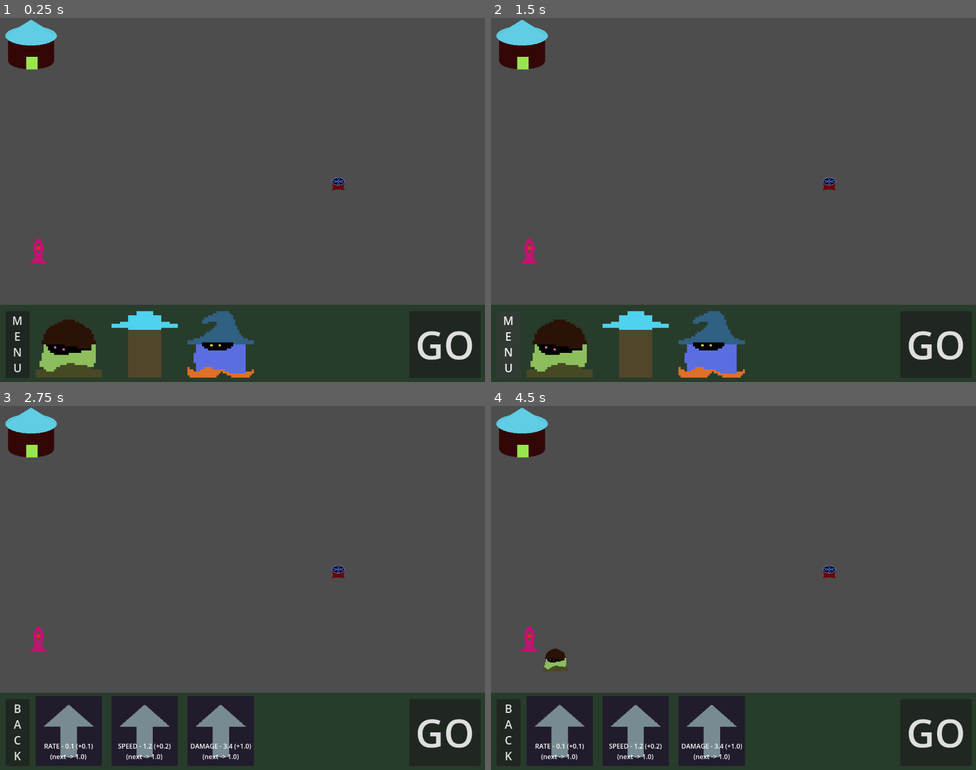
Above: before the commit, frames 1-4 (two rows, left to right).
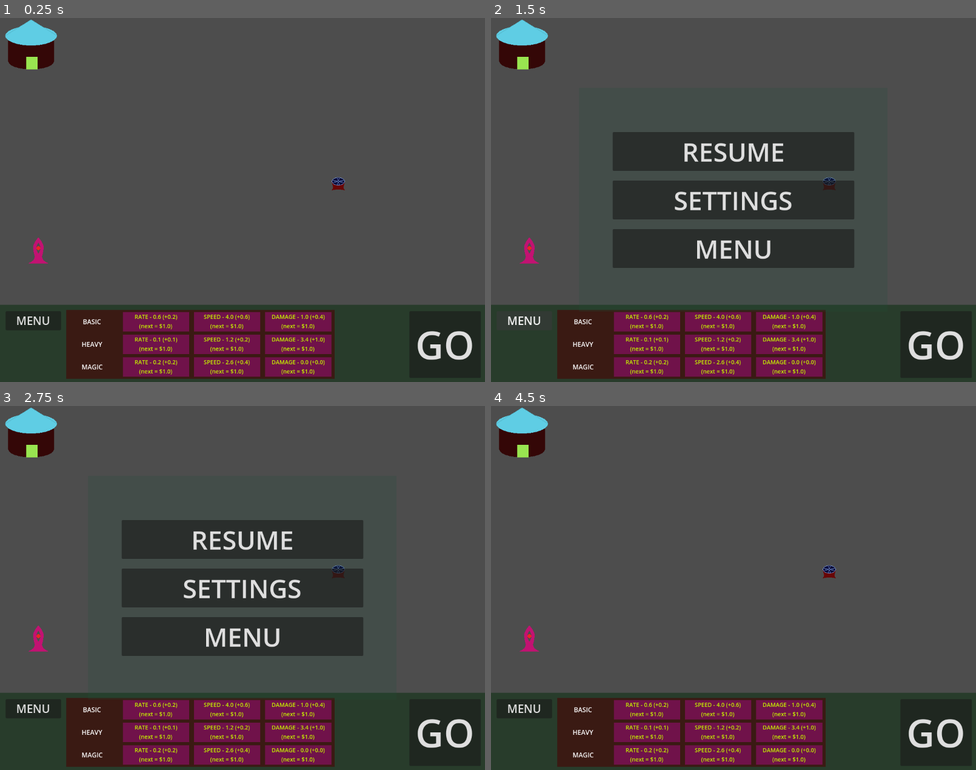
Above: after the commit, the same moments.

Repository: Wake1st/anti-tower
Game: Godot game, scene res://scenes/game.tscn
Same seed, same stepped clock (60 frames per second), same inputs: the game is played once before the commit and once after it. The project has no main scene, so this scene is started directly.
Inputs (mouse positions are in pixels of both pictures, inside the frame that each line leads up to):
- Up to frame 1 (0.25 s): no input
- Up to frame 2 (1.5 s): click (558, 345) at 0.52 s; click "B A C K" (after the commit: "MENU") at 1.25 s
- Up to frame 3 (2.75 s): click (145, 733) at 2.02 s
- Up to frame 4 (4.5 s): click (937, 733) at 2.75 s, where only the run before the commit has a clickable "GO"; click (937, 733) at 3.5 s, where only the run before the commit has a clickable "GO"; click (733, 540) at 4.25 s, where only the run after the commit has a clickable "RESUME"

The runs differ from the first frame. In frame 1, 11% of the frame differs, in the area x 2-69%, y 80-100%; in frame 2, 27%; in frame 3, 27%, in the area x 2-75%, y 31-100%; in frame 4, 12%.

Commit message:
improved UI layout

Diff:
--- a/data/Score.gd
+++ b/data/Score.gd
@@ -1,4 +1,4 @@
 class_name Score
 
 
-static var points: float
+static var points: float = 10
--- a/ui/gameplay/btn_upgrade.gd
+++ b/ui/gameplay/btn_upgrade.gd
@@ -1,17 +1,16 @@
 class_name BtnUpgrade
-extends TextureButton
+extends Button
 
 
-const TEMPLATE: String = "%s - %s (+%s)\n(next -> %s)"
+const TEMPLATE: String = "%s - %s (+%s)\n(next = $%s)"
 
 @export var upgrade_type: Types.Upgrade
-var spawn_type: Types.Spawn
+@export var spawn_type: Types.Spawn
 
 @onready var label: Label = %Label
 
 
-func open(type: Types.Spawn) -> void:
-	spawn_type = type
+func _ready() -> void:
 	update_ui()
 
 
--- a/ui/gameplay/btn_upgrade.tscn
+++ b/ui/gameplay/btn_upgrade.tscn
@@ -2,7 +2,8 @@
 
 [ext_resource type="Script" uid="uid://dr35ec1gaxus" path="res://ui/gameplay/btn_upgrade.gd" id="1_xhln0"]
 
-[node name="BtnUpgrade" type="TextureButton" unique_id=650399832]
+[node name="BtnUpgrade" type="Button" unique_id=173683713]
+custom_minimum_size = Vector2(164, 48)
 anchors_preset = 15
 anchor_right = 1.0
 anchor_bottom = 1.0
@@ -18,28 +19,22 @@
 grow_horizontal = 2
 grow_vertical = 2
 mouse_filter = 1
-color = Color(0.043137256, 0.078431375, 0.043137256, 0.39215687)
+color = Color(0.98039216, 0.019607844, 0.65882355, 0.34901962)
 
-[node name="MarginContainer" type="MarginContainer" parent="ColorRect" unique_id=1658529352]
+[node name="Label" type="Label" parent="ColorRect" unique_id=1420388200]
+unique_name_in_owner = true
 layout_mode = 1
 anchors_preset = 15
 anchor_right = 1.0
 anchor_bottom = 1.0
 grow_horizontal = 2
 grow_vertical = 2
-theme_override_constants/margin_left = 12
-theme_override_constants/margin_top = 12
-theme_override_constants/margin_right = 12
-theme_override_constants/margin_bottom = 12
-
-[node name="Label" type="Label" parent="ColorRect/MarginContainer" unique_id=1420388200]
-unique_name_in_owner = true
-layout_mode = 2
-size_flags_vertical = 8
+size_flags_vertical = 1
 mouse_filter = 1
-theme_override_font_sizes/font_size = 16
+theme_override_colors/font_color = Color(0.7764706, 0.9490196, 0, 1)
+theme_override_font_sizes/font_size = 14
 text = "RATE"
 horizontal_alignment = 1
-vertical_alignment = 2
+vertical_alignment = 1
 
 [connection signal="pressed" from="." to="." method="_on_pressed"]
--- a/ui/gameplay/build_panel.gd
+++ b/ui/gameplay/build_panel.gd
@@ -5,57 +5,10 @@
 signal pause_selected()
 signal start_selected()
 
-@onready var spawn_options: HBoxContainer = %SpawnOptions
-@onready var upgrade_options: HBoxContainer = %UpgradeOptions
-@onready var btn_menu: Button = %BtnMenu
-
-@onready var btn_rate: BtnUpgrade = %BtnRate
-@onready var btn_speed: BtnUpgrade = %BtnSpeed
-@onready var btn_damage: BtnUpgrade = %BtnDamage
-
-var current_spawner: Types.Spawn
-
 
 func _on_btn_menu_pressed() -> void:
-	if current_spawner == Types.Spawn.NONE:
-		pause_selected.emit()
-	else:
-		_focus_spawns()
+	pause_selected.emit()
 
 
 func _on_btn_start_pressed() -> void:
 	start_selected.emit()
-
-
-func _on_btn_basic_spawner_pressed() -> void:
-	_focus_upgrades(Types.Spawn.BASIC)
-
-
-func _on_btn_heavy_pressed() -> void:
-	_focus_upgrades(Types.Spawn.HEAVY)
-
-
-func _on_btn_magic_pressed() -> void:
-	_focus_upgrades(Types.Spawn.MAGIC)
-
-
-func _focus_spawns() -> void:
-	btn_menu.text = "M\nE\nN\nU"
-
-	upgrade_options.visible = false
-	spawn_options.visible = true
-
-	current_spawner = Types.Spawn.NONE
-
-
-func _focus_upgrades(spawn: Types.Spawn) -> void:
-	current_spawner = spawn
-
-	btn_rate.open(current_spawner)
-	btn_speed.open(current_spawner)
-	btn_damage.open(current_spawner)
-
-	btn_menu.text = "B\nA\nC\nK"
-
-	spawn_options.visible = false
-	upgrade_options.visible = true
--- a/ui/gameplay/build_panel.tscn
+++ b/ui/gameplay/build_panel.tscn
@@ -1,10 +1,6 @@
 [gd_scene format=3 uid="uid://4daxmvub6vv7"]
 
 [ext_resource type="Script" uid="uid://cyp0vsknbcoxc" path="res://ui/gameplay/build_panel.gd" id="1_qbvjw"]
-[ext_resource type="Texture2D" uid="uid://yuegoys7go4n" path="res://assets/sprites/footman.png" id="2_cp1rw"]
-[ext_resource type="Texture2D" uid="uid://1q5jo7hesbel" path="res://assets/sprites/up_arrow.png" id="3_cp1rw"]
-[ext_resource type="Texture2D" uid="uid://dvghw31ubw5f4" path="res://assets/sprites/character.png" id="3_eq54d"]
-[ext_resource type="Texture2D" uid="uid://bngf288ujgr3" path="res://assets/sprites/spear.png" id="4_1dd7v"]
 [ext_resource type="PackedScene" uid="uid://g5ur46er5jwy" path="res://ui/gameplay/btn_upgrade.tscn" id="5_eq54d"]
 
 [node name="BuildPanel" type="Control" unique_id=612374130]
@@ -14,6 +10,7 @@
 anchor_bottom = 1.0
 grow_horizontal = 2
 grow_vertical = 2
+mouse_filter = 1
 script = ExtResource("1_qbvjw")
 
 [node name="ColorRect" type="ColorRect" parent="." unique_id=1417002996]
@@ -25,98 +22,123 @@
 offset_top = -191.0
 grow_horizontal = 2
 grow_vertical = 0
+mouse_filter = 1
 color = Color(0.15686275, 0.23529412, 0.16862746, 1)
 
-[node name="SpawnOptions" type="HBoxContainer" parent="ColorRect" unique_id=1775006215]
-unique_name_in_owner = true
+[node name="ColorRect" type="ColorRect" parent="ColorRect" unique_id=718552275]
 layout_mode = 1
 anchors_preset = 15
 anchor_right = 1.0
 anchor_bottom = 1.0
-offset_left = 88.0
-offset_top = 16.0
-offset_right = -197.0
-offset_bottom = -11.0
+offset_left = 164.0
+offset_top = 13.0
+offset_right = -372.0
+offset_bottom = -8.0
 grow_horizontal = 2
 grow_vertical = 2
-theme_override_constants/separation = 24
+mouse_filter = 1
+color = Color(0.27, 0.021599997, 0.021599997, 0.627451)
 
-[node name="BtnBasic" type="TextureButton" parent="ColorRect/SpawnOptions" unique_id=193809169]
-texture_filter = 1
-custom_minimum_size = Vector2(164, 0)
-layout_mode = 2
-texture_normal = ExtResource("2_cp1rw")
-stretch_mode = 0
-
-[node name="BtnHeavy" type="TextureButton" parent="ColorRect/SpawnOptions" unique_id=1781649509]
-texture_filter = 1
-custom_minimum_size = Vector2(164, 0)
-layout_mode = 2
-texture_normal = ExtResource("4_1dd7v")
-stretch_mode = 0
-
-[node name="BtnMagic" type="TextureButton" parent="ColorRect/SpawnOptions" unique_id=2096106430]
-texture_filter = 1
-custom_minimum_size = Vector2(164, 0)
-layout_mode = 2
-texture_normal = ExtResource("3_eq54d")
-stretch_mode = 0
-
-[node name="UpgradeOptions" type="HBoxContainer" parent="ColorRect" unique_id=48295233]
-unique_name_in_owner = true
-visible = false
+[node name="UpgradeContainer" type="VBoxContainer" parent="ColorRect" unique_id=901019151]
 layout_mode = 1
 anchors_preset = 15
 anchor_right = 1.0
 anchor_bottom = 1.0
-offset_left = 88.0
-offset_top = 8.0
-offset_right = -197.0
-offset_bottom = -10.0
+offset_left = 164.0
+offset_top = 16.0
+offset_right = -380.0
+offset_bottom = -11.0
 grow_horizontal = 2
 grow_vertical = 2
-theme_override_constants/separation = 24
+theme_override_constants/separation = 8
+alignment = 1
 
-[node name="BtnRate" parent="ColorRect/UpgradeOptions" unique_id=650399832 instance=ExtResource("5_eq54d")]
-unique_name_in_owner = true
-custom_minimum_size = Vector2(164, 0)
+[node name="BasicContainer" type="HBoxContainer" parent="ColorRect/UpgradeContainer" unique_id=98248699]
 layout_mode = 2
-texture_normal = ExtResource("3_cp1rw")
-stretch_mode = 0
+theme_override_constants/separation = 12
 
-[node name="BtnSpeed" parent="ColorRect/UpgradeOptions" unique_id=766144176 instance=ExtResource("5_eq54d")]
-unique_name_in_owner = true
-texture_filter = 1
-custom_minimum_size = Vector2(164, 0)
+[node name="LblBasic" type="Label" parent="ColorRect/UpgradeContainer/BasicContainer" unique_id=2035907385]
+custom_minimum_size = Vector2(128, 48)
 layout_mode = 2
-texture_normal = ExtResource("3_cp1rw")
-stretch_mode = 0
+text = "BASIC"
+horizontal_alignment = 1
+vertical_alignment = 1
+
+[node name="BtnBasicRate" parent="ColorRect/UpgradeContainer/BasicContainer" unique_id=173683713 instance=ExtResource("5_eq54d")]
+layout_mode = 2
+spawn_type = 1
+
+[node name="BtnBasicSpeed" parent="ColorRect/UpgradeContainer/BasicContainer" unique_id=425356437 instance=ExtResource("5_eq54d")]
+layout_mode = 2
 upgrade_type = 1
+spawn_type = 1
 
-[node name="BtnDamage" parent="ColorRect/UpgradeOptions" unique_id=1683146989 instance=ExtResource("5_eq54d")]
-unique_name_in_owner = true
-texture_filter = 1
-custom_minimum_size = Vector2(164, 0)
+[node name="BtnBasicDamage" parent="ColorRect/UpgradeContainer/BasicContainer" unique_id=1184199747 instance=ExtResource("5_eq54d")]
 layout_mode = 2
-texture_normal = ExtResource("3_cp1rw")
-stretch_mode = 0
 upgrade_type = 2
+spawn_type = 1
+
+[node name="HeavyContainer" type="HBoxContainer" parent="ColorRect/UpgradeContainer" unique_id=1682247800]
+layout_mode = 2
+theme_override_constants/separation = 12
+
+[node name="LblHeavy" type="Label" parent="ColorRect/UpgradeContainer/HeavyContainer" unique_id=599718054]
+custom_minimum_size = Vector2(128, 48)
+layout_mode = 2
+text = "HEAVY"
+horizontal_alignment = 1
+vertical_alignment = 1
+
+[node name="BtnHeavyRate" parent="ColorRect/UpgradeContainer/HeavyContainer" unique_id=1454690622 instance=ExtResource("5_eq54d")]
+layout_mode = 2
+spawn_type = 2
+
+[node name="BtnHeavySpeed" parent="ColorRect/UpgradeContainer/HeavyContainer" unique_id=99940237 instance=ExtResource("5_eq54d")]
+layout_mode = 2
+upgrade_type = 1
+spawn_type = 2
+
+[node name="BtnHeavyDamage" parent="ColorRect/UpgradeContainer/HeavyContainer" unique_id=900594259 instance=ExtResource("5_eq54d")]
+layout_mode = 2
+upgrade_type = 2
+spawn_type = 2
+
+[node name="MagicContainer" type="HBoxContainer" parent="ColorRect/UpgradeContainer" unique_id=1429502239]
+layout_mode = 2
+theme_override_constants/separation = 12
+
+[node name="LblMagic" type="Label" parent="ColorRect/UpgradeContainer/MagicContainer" unique_id=747478297]
+custom_minimum_size = Vector2(128, 48)
+layout_mode = 2
+text = "MAGIC"
+horizontal_alignment = 1
+vertical_alignment = 1
+
+[node name="BtnMagicRate" parent="ColorRect/UpgradeContainer/MagicContainer" unique_id=1206326394 instance=ExtResource("5_eq54d")]
+layout_mode = 2
+spawn_type = 3
+
+[node name="BtnMagicSpeed" parent="ColorRect/UpgradeContainer/MagicContainer" unique_id=503737125 instance=ExtResource("5_eq54d")]
+layout_mode = 2
+upgrade_type = 1
+spawn_type = 3
+
+[node name="BtnMagicDamage" parent="ColorRect/UpgradeContainer/MagicContainer" unique_id=689794490 instance=ExtResource("5_eq54d")]
+layout_mode = 2
+upgrade_type = 2
+spawn_type = 3
 
 [node name="BtnMenu" type="Button" parent="ColorRect" unique_id=700398578]
-unique_name_in_owner = true
 layout_mode = 1
 anchors_preset = 9
 anchor_bottom = 1.0
 offset_left = 14.0
 offset_top = 15.9999695
-offset_right = 73.0
-offset_bottom = -9.630768
+offset_right = 151.0
+offset_bottom = -128.00003
 grow_vertical = 2
 theme_override_font_sizes/font_size = 28
-text = "M
-E
-N
-U"
+text = "MENU"
 
 [node name="BtnStart" type="Button" parent="ColorRect" unique_id=673048818]
 layout_mode = 1
@@ -133,8 +155,5 @@
 theme_override_font_sizes/font_size = 96
 text = "GO"
 
-[connection signal="pressed" from="ColorRect/SpawnOptions/BtnBasic" to="." method="_on_btn_basic_spawner_pressed"]
-[connection signal="pressed" from="ColorRect/SpawnOptions/BtnHeavy" to="." method="_on_btn_heavy_pressed"]
-[connection signal="pressed" from="ColorRect/SpawnOptions/BtnMagic" to="." method="_on_btn_magic_pressed"]
 [connection signal="pressed" from="ColorRect/BtnMenu" to="." method="_on_btn_menu_pressed"]
 [connection signal="pressed" from="ColorRect/BtnStart" to="." method="_on_btn_start_pressed"]
